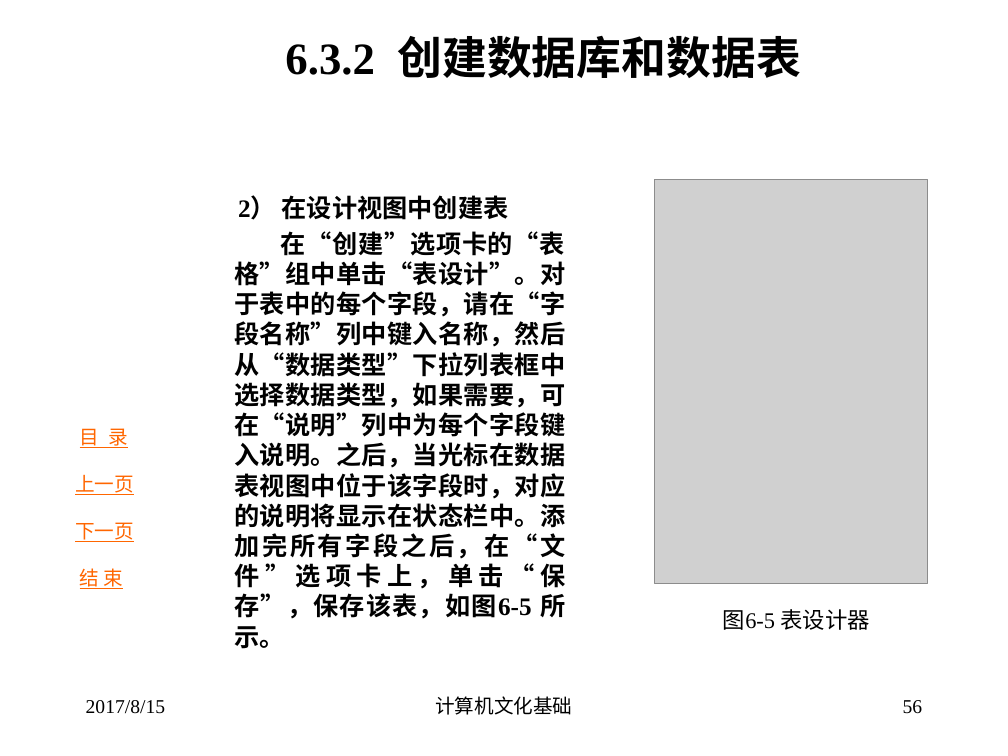
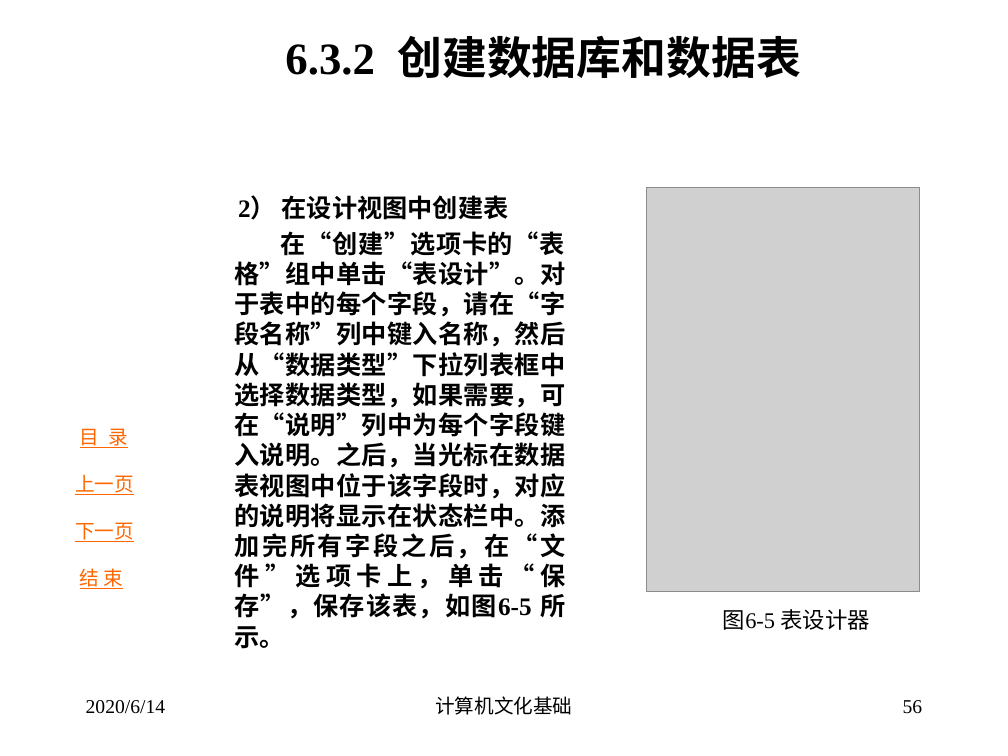
Before and after one commit to CCCxshen/ZhuanShengBen, a slide deck: slide 56 of Computer/课件/数据库.pptx. Drawn at 1008x756 pixels with LibreOffice and Linux fonts; fonts in the diff are those of the drawing; grey boxes stand for pictures; background and template pictures are left out. Boxes give left, top, right and bottom in pixels: in the first picture for what was removed or moved away, otherwise in the second. Text is boxed around its words. In the diff, an @@ line names an element or a change of style, - is before the commit and + after.

```diff
--- a/Computer/课件/数据库.pptx
+++ b/Computer/课件/数据库.pptx
@@ picture: place and size @@
-picture at [655, 179, 928, 584]
+picture at [647, 187, 920, 592]
@@ text at [86, 700, 166, 714]: text changed @@
-2017/8/15
+2020/6/14
```
Also in this commit, not shown: 95 other slides changed, 1 other file.
